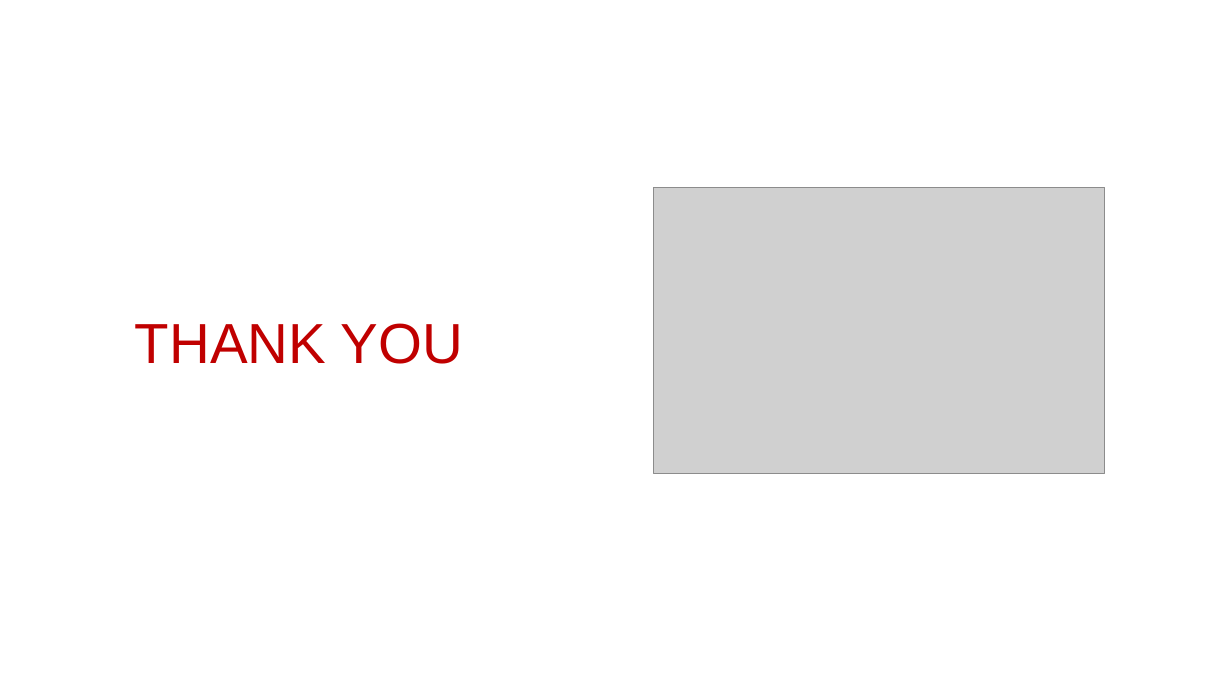
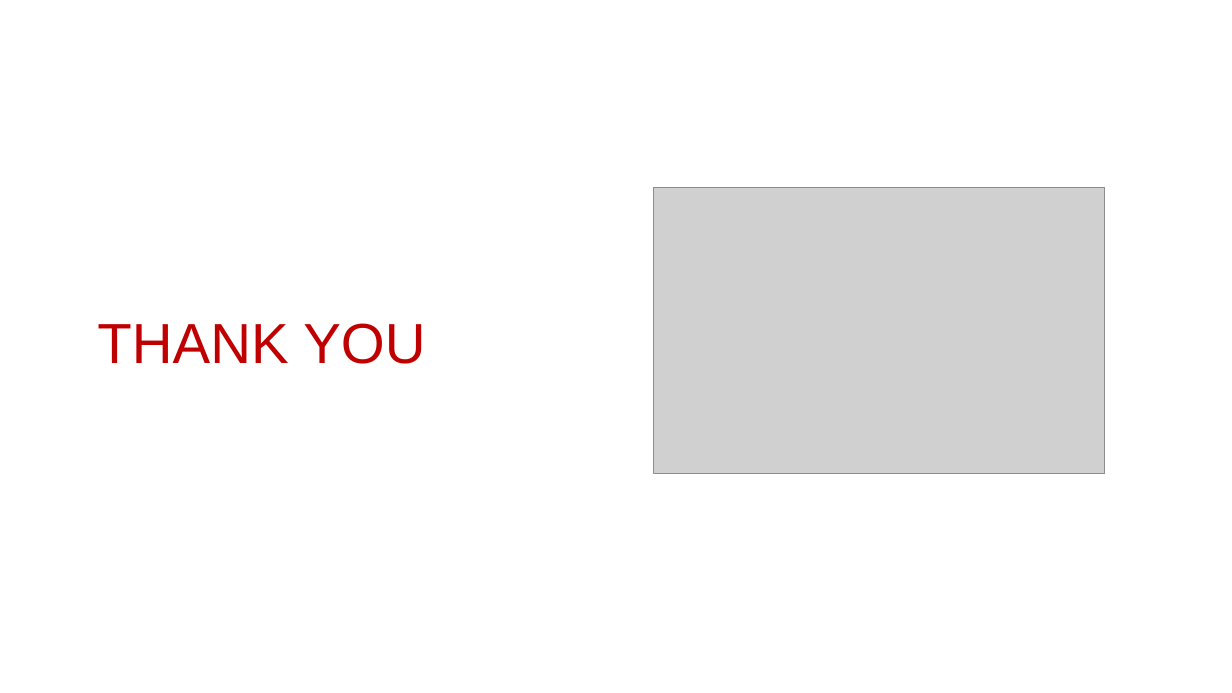
Before and after one commit to ManasaSiripurapu/smart-tv-analysis, a slide deck: slide 23 of SmartTV_DataAnalysis.pptx (slide 25 before the commit). Drawn at 1232x693 pixels with LibreOffice and Linux fonts; fonts in the diff are those of the drawing; grey boxes stand for pictures; background and template pictures are left out. Boxes give left, top, right and bottom in pixels: in the first picture for what was removed or moved away, otherwise in the second. Text is boxed around its words. In the diff, an @@ line names an element or a change of style, - is before the commit and + after.

```diff
--- a/SmartTV_DataAnalysis.pptx
+++ b/SmartTV_DataAnalysis.pptx
@@ text "THANK YOU": place and size @@
-text "THANK YOU" at <box>135,323,463,364</box>
+text "THANK YOU" at <box>97,323,425,364</box>
```
Also in this commit, not shown: 19 other slides changed, 1 slide added, 3 slides removed.
